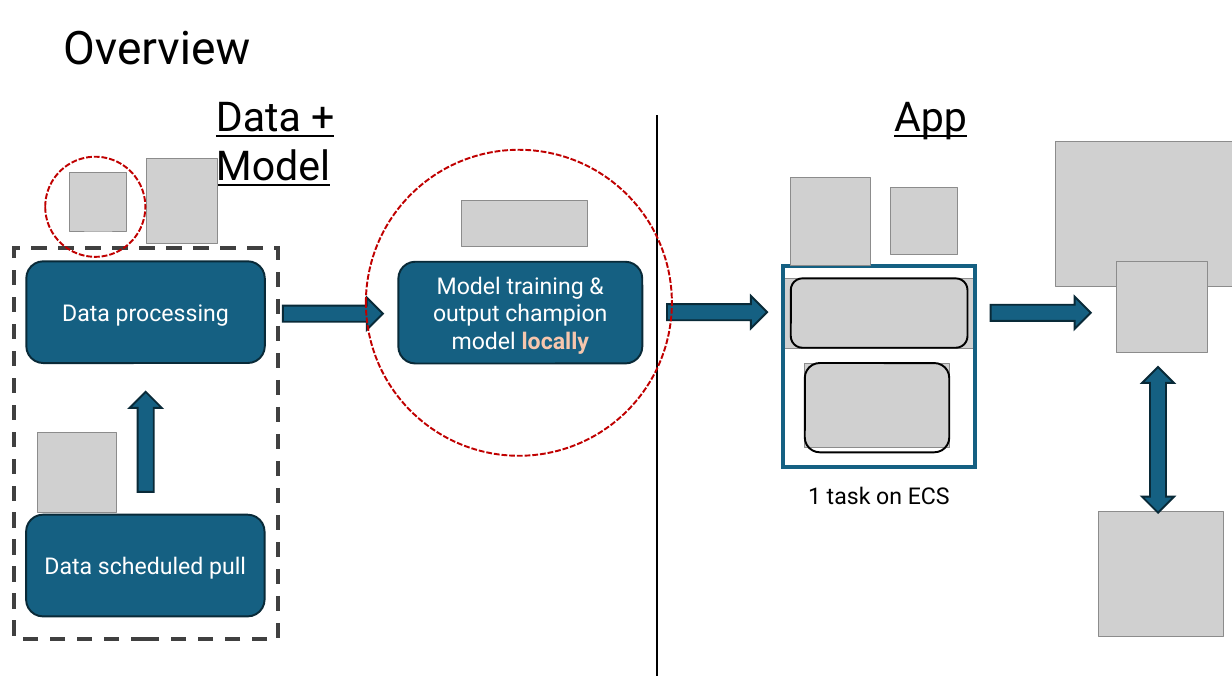
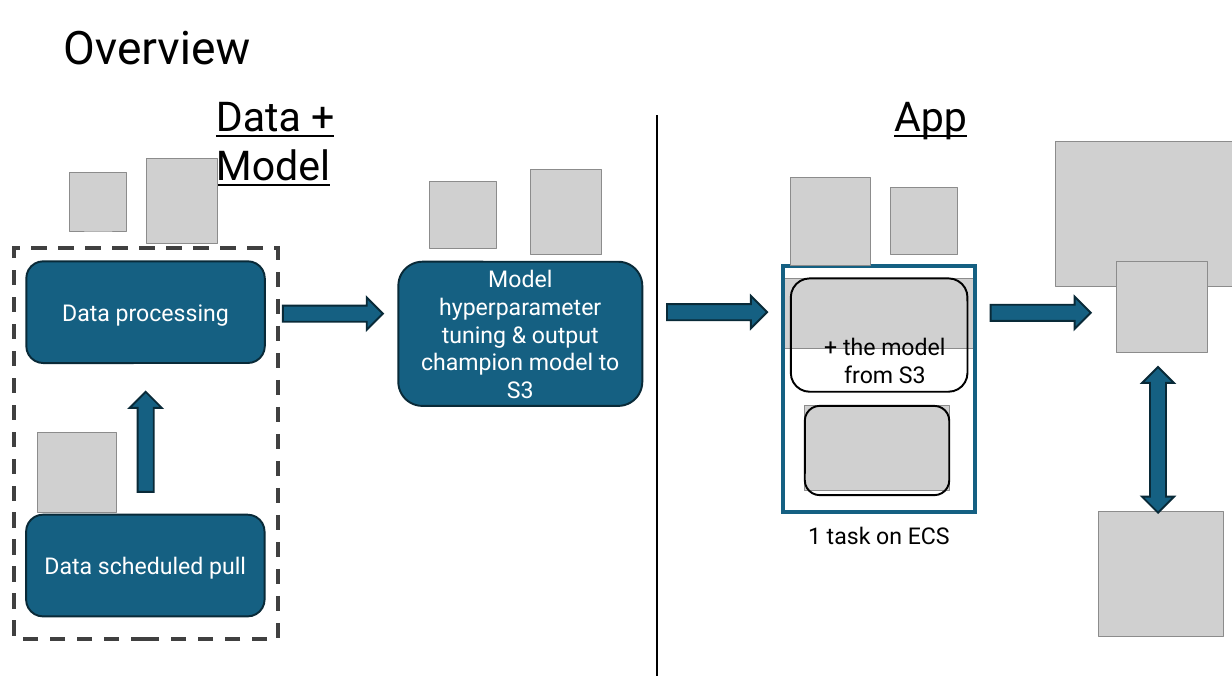
Before and after one commit to ziyu-toh/hdb-resale-prediction, a slide deck: slide 4 of docs/Architecture Overview.pptx. Drawn at 1232x693 pixels with LibreOffice and Linux fonts; fonts in the diff are those of the drawing; grey boxes stand for pictures. Boxes give left, top, right and bottom in pixels: in the first picture for what was removed or moved away, otherwise in the second. Text is boxed around its words. In the diff, an @@ line names an element or a change of style, - is before the commit and + after.

```diff
--- a/docs/Architecture Overview.pptx
+++ b/docs/Architecture Overview.pptx
@@ ellipse removed at bbox=[45, 157, 145, 257] @@
@@ ellipse removed at bbox=[366, 150, 672, 456] @@
@@ picture added at bbox=[531, 170, 603, 255] @@
@@ picture added at bbox=[430, 181, 496, 248] @@
@@ picture removed at bbox=[462, 201, 588, 247] @@
@@ rounded rectangle "Model hyperparameter tuning & output ...": place and size @@
-rounded rectangle "Model hyperparameter tuning & output ..." at bbox=[398, 262, 642, 363]
+rounded rectangle "Model hyperparameter tuning & output ..." at bbox=[398, 262, 642, 406]
@@ text in rounded rectangle at bbox=[421, 269, 620, 399]: text changed @@
-Model training & output champion model locally
+Model hyperparameter tuning & output champion model to S3
@@ rectangle: place and size @@
-rectangle at bbox=[783, 265, 975, 467]
+rectangle at bbox=[783, 265, 975, 511]
@@ rounded rectangle: place and size @@
-rounded rectangle at bbox=[791, 278, 968, 348]
+rounded rectangle at bbox=[791, 278, 968, 392]
@@ text added at bbox=[843, 337, 945, 384], 18 pt, text #000000 @@
++ the model from S3
@@ picture: place and size @@
-picture at bbox=[805, 363, 949, 447]
+picture at bbox=[805, 406, 949, 490]
@@ rounded rectangle: place and size @@
-rounded rectangle at bbox=[805, 363, 949, 453]
+rounded rectangle at bbox=[805, 406, 949, 495]
@@ text "1 task on ECS": place and size @@
-text "1 task on ECS" at bbox=[808, 486, 950, 505]
+text "1 task on ECS" at bbox=[808, 526, 950, 545]
```
Also in this commit, not shown: 3 other slides changed, 1 other file.
